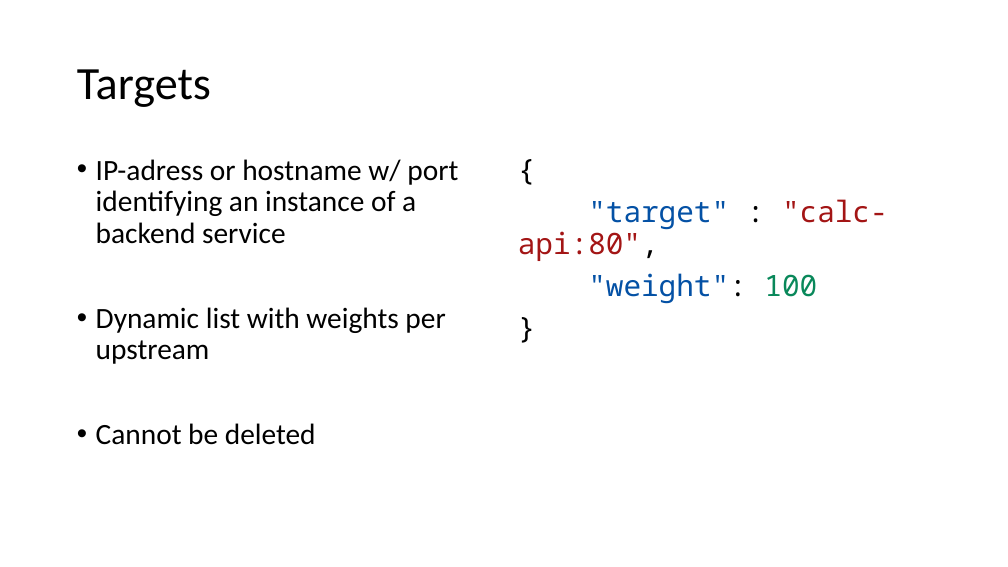
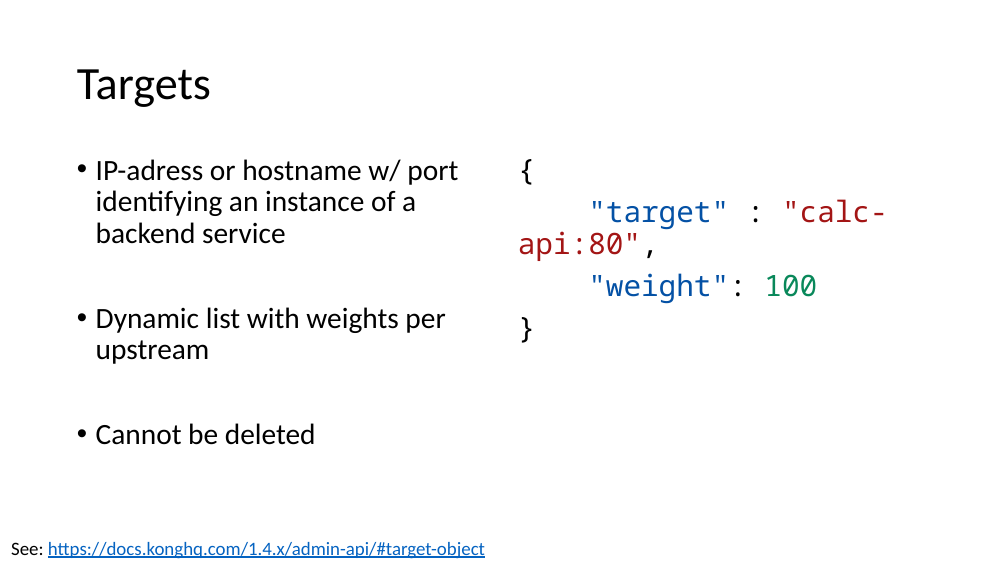
Before and after one commit to danielwagn3r/apimgmt-workshop, a slide deck: slide 29 of API Gateway.pptx. Drawn at 1008x567 pixels with LibreOffice and Linux fonts; fonts in the diff are those of the drawing. Boxes give left, top, right and bottom in pixels: in the first picture for what was removed or moved away, otherwise in the second. Text is boxed around its words. In the diff, an @@ line names an element or a change of style, - is before the commit and + after.

```diff
--- a/API Gateway.pptx
+++ b/API Gateway.pptx
@@ text added at [11,542,485,559], 18 pt, text #0563C1, underline @@
+See: https://docs.konghq.com/1.4.x/admin-api/#target-object
```
Also in this commit, not shown: 2 other slides changed.
